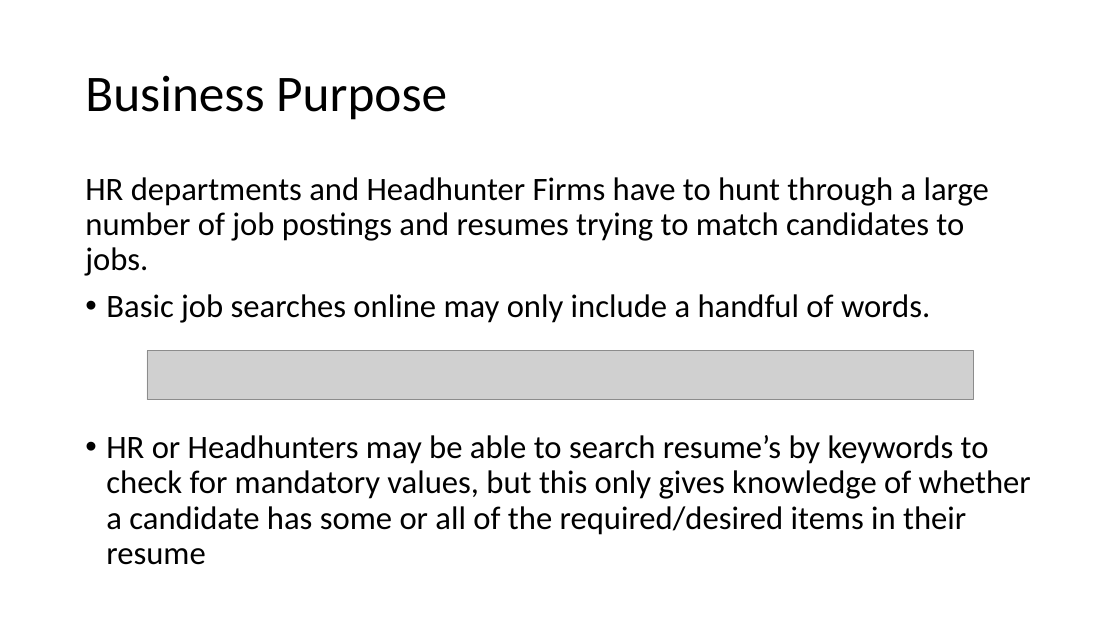
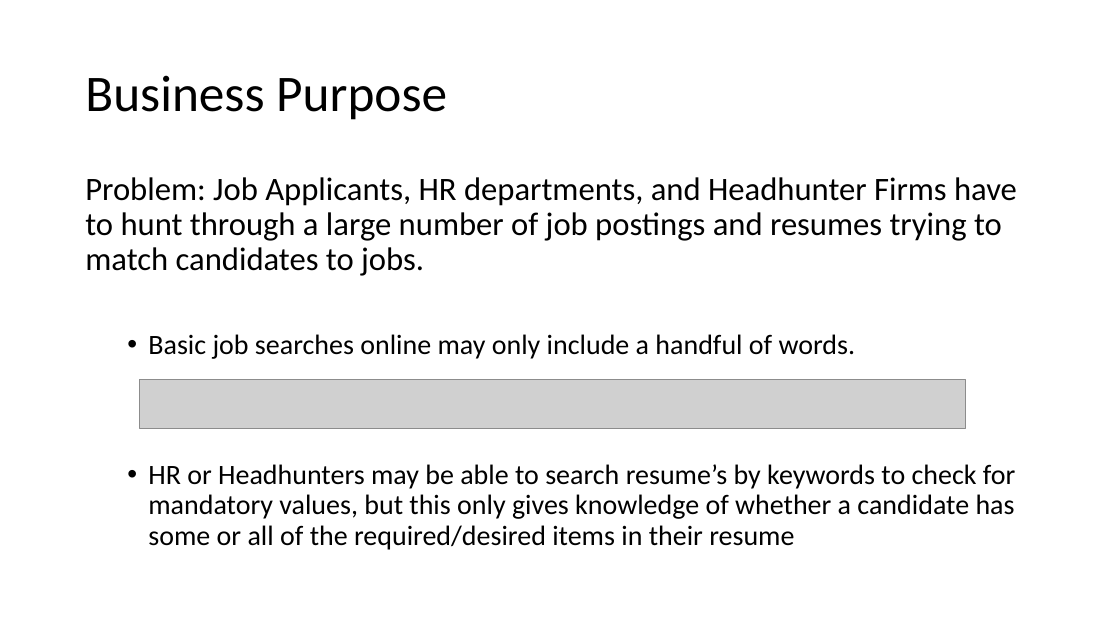
Before and after one commit to adam-sampson/Job_Desc_Text_Analytics, a slide deck: slide 4 of Jobs Analysis.pptx. Drawn at 1120x630 pixels with LibreOffice and Linux fonts; fonts in the diff are those of the drawing; grey boxes stand for pictures. Boxes give left, top, right and bottom in pixels: in the first picture for what was removed or moved away, otherwise in the second. Text is boxed around its words. In the diff, an @@ line names an element or a change of style, - is before the commit and + after.

```diff
--- a/Jobs Analysis.pptx
+++ b/Jobs Analysis.pptx
@@ text at (x1=85, y1=177, x2=1017, y2=276): text changed @@
-HR departments and Headhunter Firms have to hunt through a large number of job postings and resumes trying to match candidates to jobs.
+Problem: Job Applicants, HR departments, and Headhunter Firms have to hunt through a large number of job postings and resumes trying to match candidates to jobs.
@@ text at (x1=148, y1=334, x2=1015, y2=550): size 28 to 24 pt in "Basic job searches online may only include ...", "HR or Headhunters may be able to ..."; list level 1 to 2 in "Basic job searches online may ..."; list level 1 to 2 in "HR or Headhunters may be ..." @@
@@ picture moved from (x1=147, y1=351, x2=973, y2=400) to (x1=140, y1=380, x2=966, y2=429) @@
```
Also in this commit, not shown: 3 other slides changed, 9 slides added, 3 other files.
